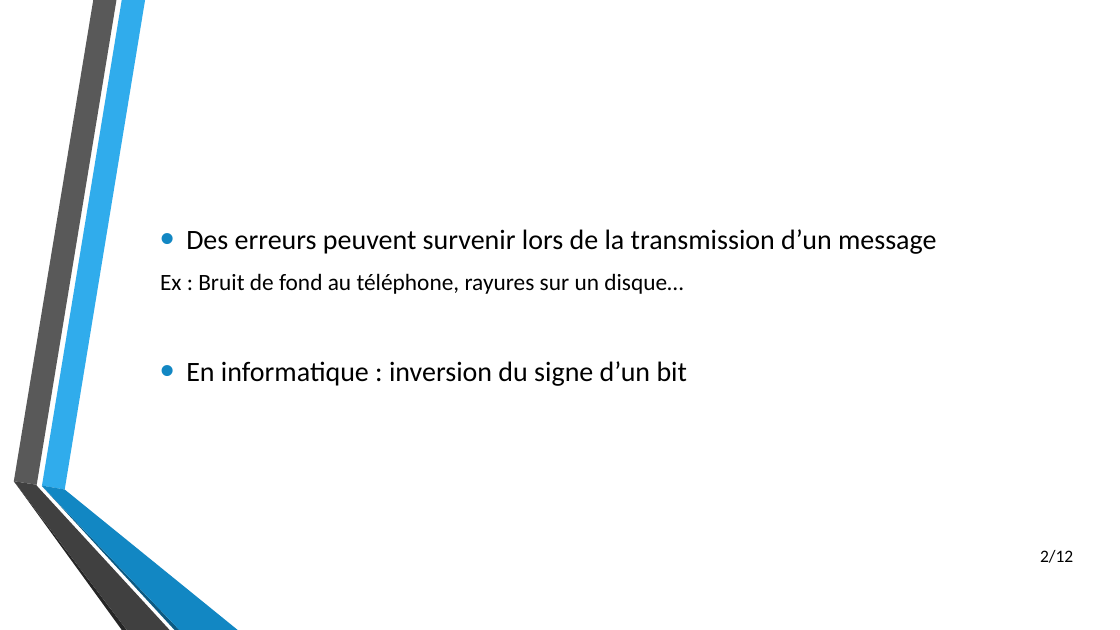
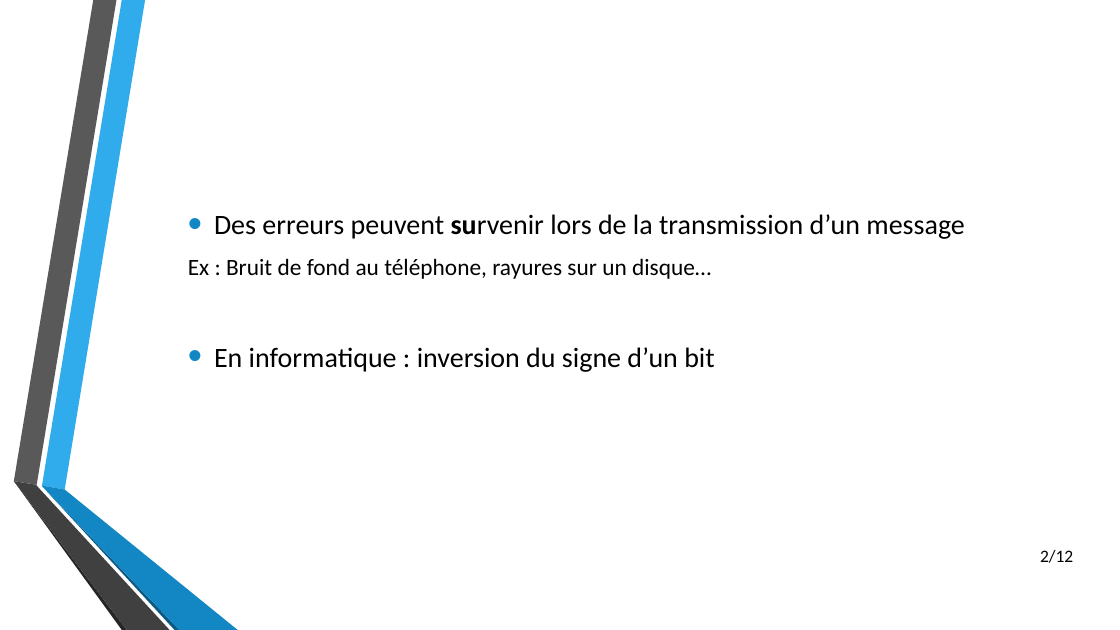
Before and after one commit to Guyoms/PTUT2016, a slide deck: slide 2 of SOUTENANCE/Modélisations Mathématiques.pptx. Drawn at 1120x630 pixels with LibreOffice and Linux fonts; fonts in the diff are those of the drawing; background and template pictures are left out. Boxes give left, top, right and bottom in pixels: in the first picture for what was removed or moved away, otherwise in the second. Text is boxed around its words. In the diff, an @@ line names an element or a change of style, - is before the commit and + after.

```diff
--- a/SOUTENANCE/Modélisations Mathématiques.pptx
+++ b/SOUTENANCE/Modélisations Mathématiques.pptx
@@ text "Des erreurs peuvent survenir lors ...": place and size @@
-text "Des erreurs peuvent survenir lors ..." at [160,229,936,386]
+text "Des erreurs peuvent survenir lors ..." at [188,214,964,372]
@@ text at [214,214,964,239]: bold on in "survenir" @@
```
Also in this commit, not shown: 2 other slides changed, 1 slide added.
